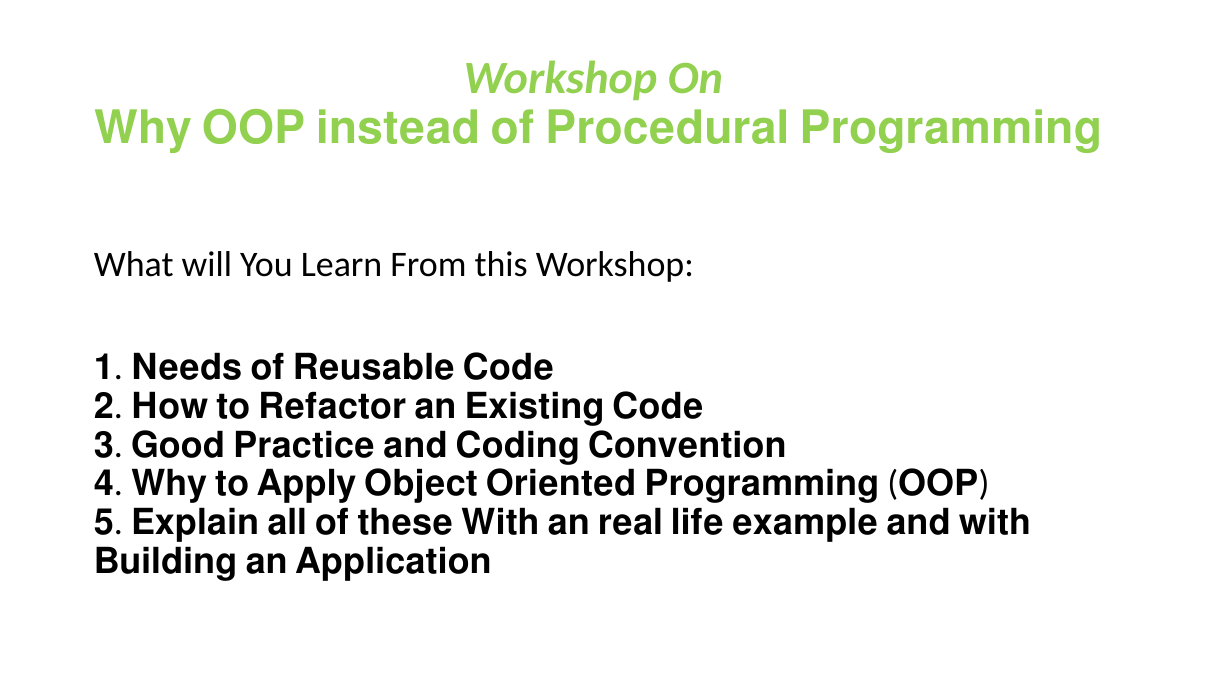
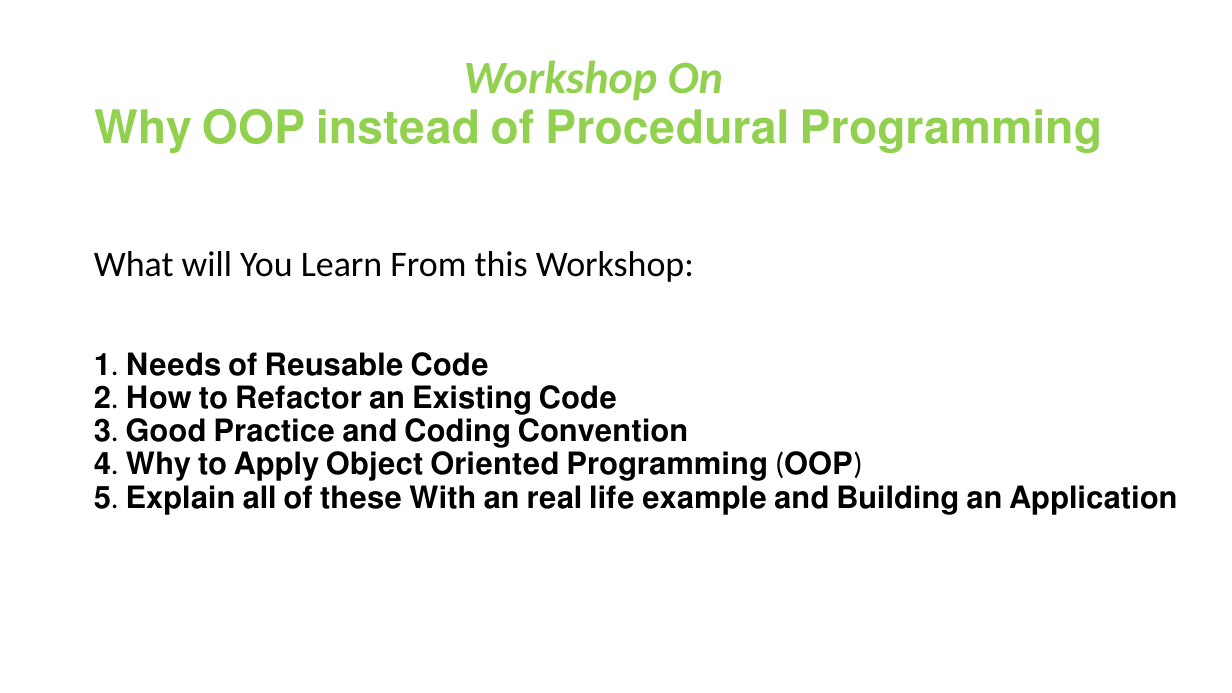
Before and after one commit to zahidbiscj/Cricket-Scorecard-Console-App-CSharp, a slide deck: slide 1 of Why OOP.pptx. Drawn at 1232x693 pixels with LibreOffice and Linux fonts; fonts in the diff are those of the drawing. Boxes give left, top, right and bottom in pixels: in the first picture for what was removed or moved away, otherwise in the second. Text is boxed around its words. In the diff, an @@ line names an element or a change of style, - is before the commit and + after.

```diff
--- a/Why OOP.pptx
+++ b/Why OOP.pptx
@@ text at [94, 352, 1178, 515]: text changed; size 28 to 24 pt @@
-𝟏. 𝐍𝐞𝐞𝐝𝐬 𝐨𝐟 𝐑𝐞𝐮𝐬𝐚𝐛𝐥𝐞 𝐂𝐨𝐝𝐞
-𝟐. 𝐇𝐨𝐰 𝐭𝐨 𝐑𝐞𝐟𝐚𝐜𝐭𝐨𝐫 𝐚𝐧 𝐄𝐱𝐢𝐬𝐭𝐢𝐧𝐠 𝐂𝐨𝐝𝐞
-𝟑. 𝐆𝐨𝐨𝐝 𝐏𝐫𝐚𝐜𝐭𝐢𝐜𝐞 𝐚𝐧𝐝 𝐂𝐨𝐝𝐢𝐧𝐠 𝐂𝐨𝐧𝐯𝐞𝐧𝐭𝐢𝐨𝐧
-𝟒. 𝐖𝐡𝐲 𝐭𝐨 𝐀𝐩𝐩𝐥𝐲 𝐎𝐛𝐣𝐞𝐜𝐭 𝐎𝐫𝐢𝐞𝐧𝐭𝐞𝐝 𝐏𝐫𝐨𝐠𝐫𝐚𝐦𝐦𝐢𝐧𝐠 (𝐎𝐎𝐏)
-𝟓. 𝐄𝐱𝐩𝐥𝐚𝐢𝐧 𝐚𝐥𝐥 𝐨𝐟 𝐭𝐡𝐞𝐬𝐞 𝐖𝐢𝐭𝐡 𝐚𝐧 𝐫𝐞𝐚𝐥 𝐥𝐢𝐟𝐞 𝐞𝐱𝐚𝐦𝐩𝐥𝐞 𝐚𝐧𝐝 𝐰𝐢𝐭𝐡 𝐁𝐮𝐢𝐥𝐝𝐢𝐧𝐠 𝐚𝐧 𝐀𝐩𝐩𝐥𝐢𝐜𝐚𝐭𝐢𝐨𝐧
+𝟏. 𝐍𝐞𝐞𝐝𝐬 𝐨𝐟 𝐑𝐞𝐮𝐬𝐚𝐛𝐥𝐞 𝐂𝐨𝐝𝐞
+𝟐. 𝐇𝐨𝐰 𝐭𝐨 𝐑𝐞𝐟𝐚𝐜𝐭𝐨𝐫 𝐚𝐧 𝐄𝐱𝐢𝐬𝐭𝐢𝐧𝐠 𝐂𝐨𝐝𝐞
+𝟑. 𝐆𝐨𝐨𝐝 𝐏𝐫𝐚𝐜𝐭𝐢𝐜𝐞 𝐚𝐧𝐝 𝐂𝐨𝐝𝐢𝐧𝐠 𝐂𝐨𝐧𝐯𝐞𝐧𝐭𝐢𝐨𝐧
+𝟒. 𝐖𝐡𝐲 𝐭𝐨 𝐀𝐩𝐩𝐥𝐲 𝐎𝐛𝐣𝐞𝐜𝐭 𝐎𝐫𝐢𝐞𝐧𝐭𝐞𝐝 𝐏𝐫𝐨𝐠𝐫𝐚𝐦𝐦𝐢𝐧𝐠 (𝐎𝐎𝐏)
+𝟓. 𝐄𝐱𝐩𝐥𝐚𝐢𝐧 𝐚𝐥𝐥 𝐨𝐟 𝐭𝐡𝐞𝐬𝐞 𝐖𝐢𝐭𝐡 𝐚𝐧 𝐫𝐞𝐚𝐥 𝐥𝐢𝐟𝐞 𝐞𝐱𝐚𝐦𝐩𝐥𝐞 𝐚𝐧𝐝 𝐁𝐮𝐢𝐥𝐝𝐢𝐧𝐠 𝐚𝐧 𝐀𝐩𝐩𝐥𝐢𝐜𝐚𝐭𝐢𝐨𝐧
```
Also in this commit, not shown: 1 other slide changed, 1 slide added, 3 other files.
